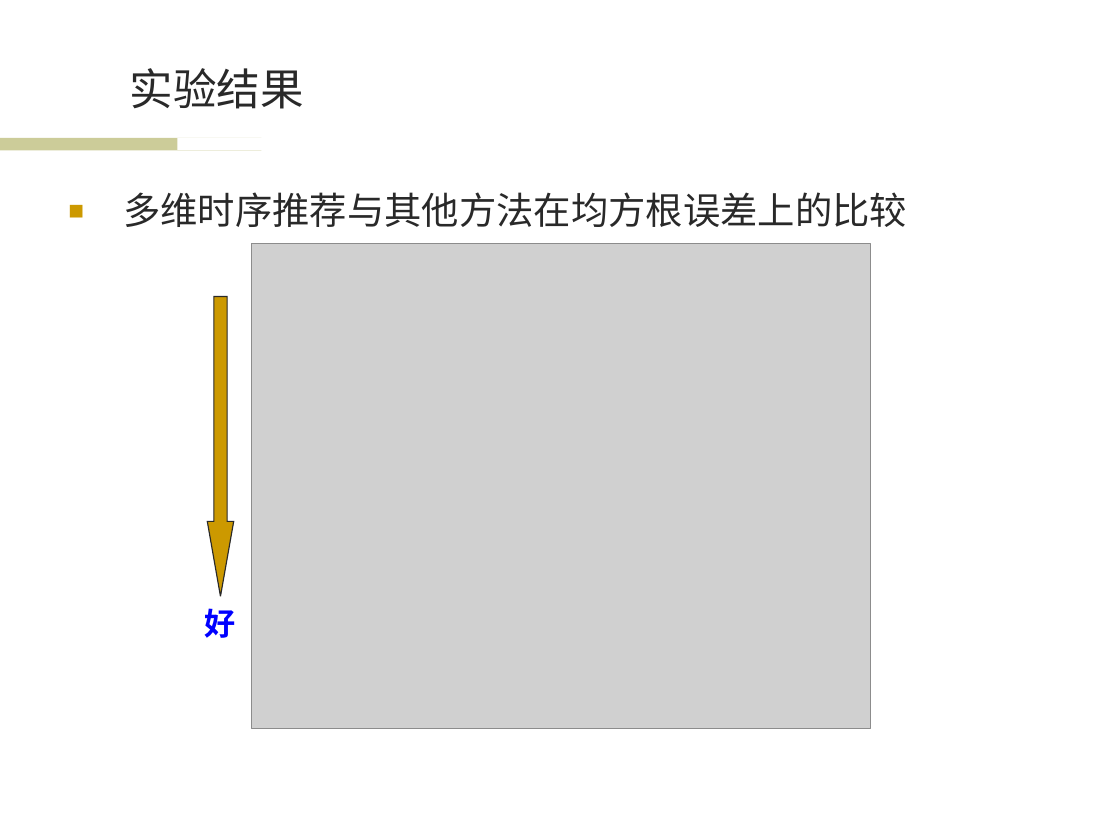
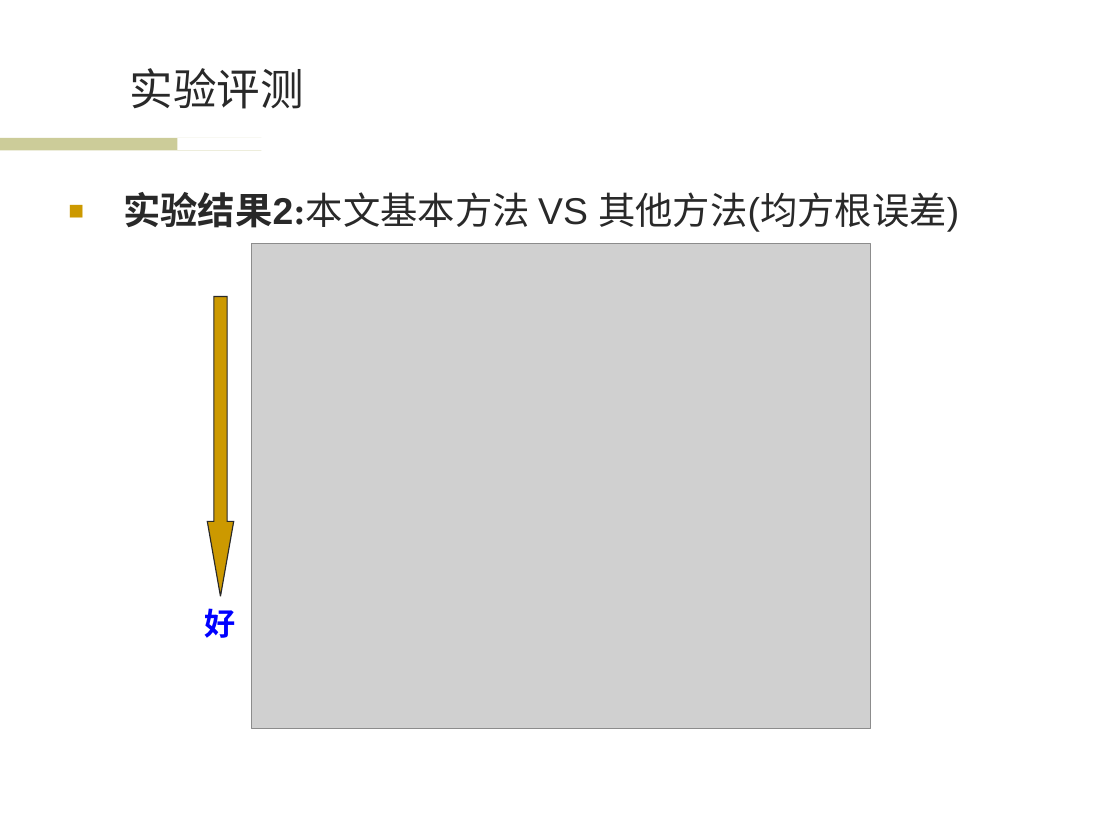
Before and after one commit to wwssttt/NJUThesis, a slide deck: slide 15 of ppt/一种基于时间序列分析的个性化音乐推荐系统及其实现.ppt. Drawn at 1120x840 pixels with LibreOffice and Linux fonts; fonts in the diff are those of the drawing; grey boxes stand for pictures; background and template pictures are left out. Boxes give left, top, right and bottom in pixels: in the first picture for what was removed or moved away, otherwise in the second. Text is boxed around its words. In the diff, an @@ line names an element or a change of style, - is before the commit and + after.

```diff
--- a/ppt/一种基于时间序列分析的个性化音乐推荐系统及其实现.ppt
+++ b/ppt/一种基于时间序列分析的个性化音乐推荐系统及其实现.ppt
@@ title at [130, 68, 304, 109]: text changed @@
-实验结果
+实验评测
@@ text at [123, 192, 959, 232]: text changed @@
-■ 多维时序推荐与其他方法在均方根误差上的比较
+■ 实验结果2:本文基本方法 VS 其他方法(均方根误差)
```
Also in this commit, not shown: 11 other slides changed.
